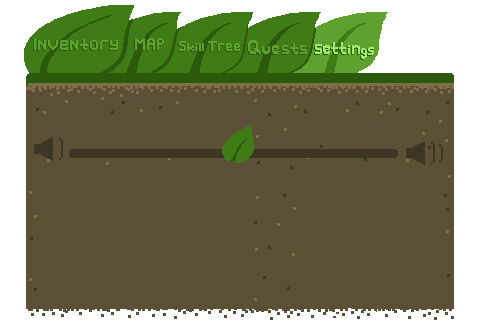
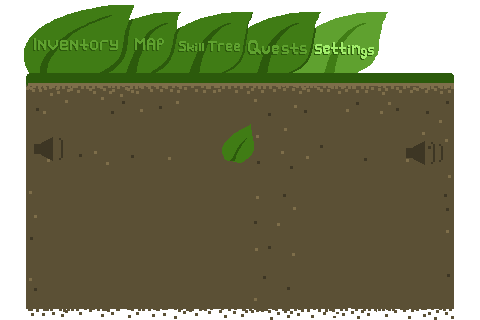
Revision of a layered 480 x 320 image; what changed, layer by layer:
hid "volumeSlider" (1st of 2, in "Settings") over [69, 149, 398, 158]
